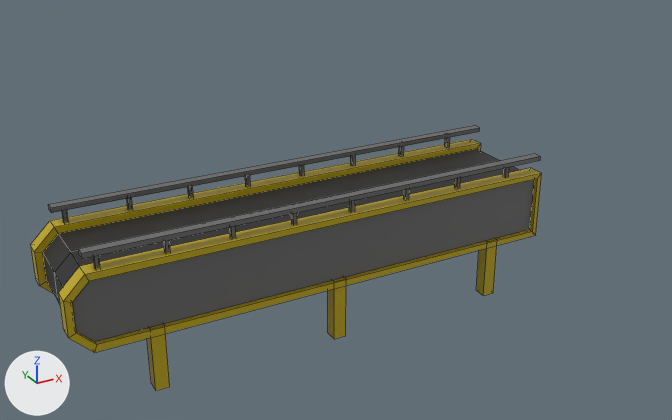
The Blender file assets/conveyor.blend as it was, and as the next commit left it.
One viewpoint serves both versions: a 50 mm lens placed at (-3.2, -12.38, 7.93), pointed at (3.68, 0.12, 1.69). The axes (+X, +Y, +Z) are drawn at lower left. The lights are the same throughout. Mesh edges are drawn as thin lines.

In view in the first picture: 'conveyor'.
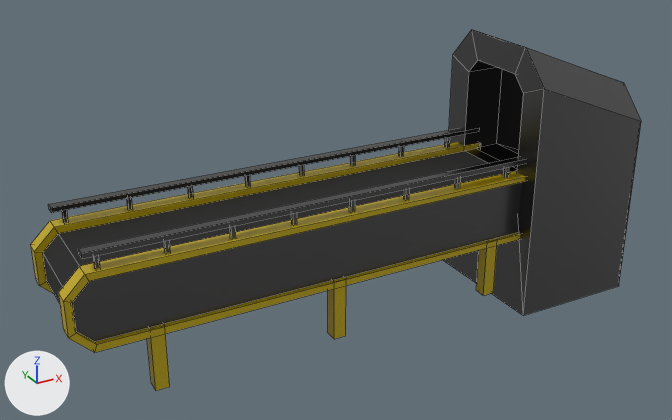
Diff of the bpy script that builds the scene:
```diff
--- a/assets/conveyor.blend.py
+++ b/assets/conveyor.blend.py
@@ mat_conveyor_frame @@
 mat_conveyor_frame.base_color = (0.142, 0.142, 0.142)  # dark grey #696969
+mat_conveyor_frame.metallic = 1.0
@@ me_cube @@
 # used by ob_conveyor; location = (0.0, 0.0, 0.0)
-me_cube.from_pydata(...)  # 258 vertices, 162 faces; spans x -1.12..7.09, y -1.0..1.0, z -0.04..2.41
+me_cube.from_pydata(...)  # 292 vertices, 189 faces; spans x -1.12..9.26, y -1.26..1.26, z -0.49..4.26
+# me_cube part 1: a new loose piece of 40 vertices spanning x 6.74..9.26, y -1.26..1.26, z -0.49..4.26, in mat_conveyor_frame (dark grey #6e6e6e)
+# me_cube part 2
+# 6 vertices are removed from x -1.0..7.0, y 0.0, z 1.0..2.0
+# 12 faces are deleted
+# 6 new faces join them, mat_conveyor_belt (black #1b1b1b)
 me_cube.materials.append(mat_conveyor_frame_detail)
```

Where the change shows, as pixel boxes [x1, y1, x2, y2] in the pictures (672 x 420 px):
'conveyor', surface changed, reshaped (grey to black, 19% wider, 36% taller): before [31, 125, 542, 391]; after [31, 30, 641, 391]
part 1 of me_cube, added (black): after [443, 30, 641, 316]
part 2 of me_cube, cut back: before [43, 149, 519, 304]; after [43, 151, 503, 304]
